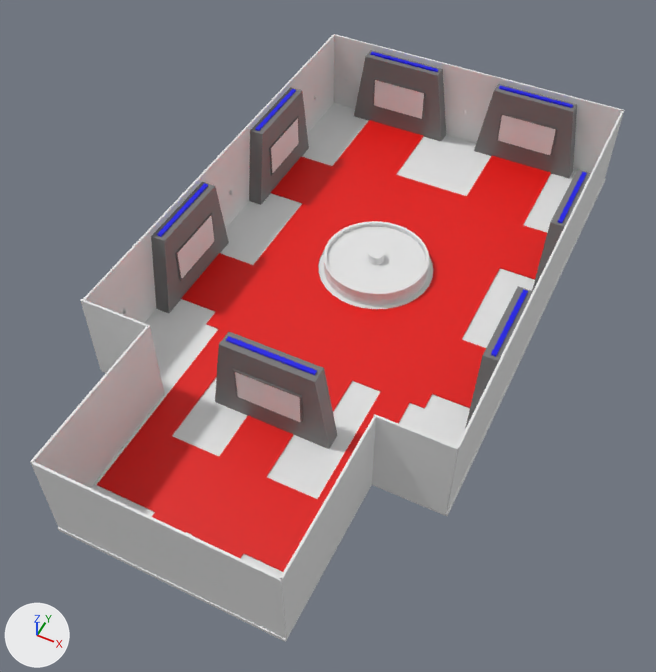
Two versions of the Blender file Assets/Models/Hall.blend, one commit apart.
Before and after are seen from a 50 mm lens placed at (31.7, -66.8, 79.9), pointed at (1.0, -5.4, 3.1). Arrows for +X, +Y and +Z are at lower left; the lights stay in place.

Script lines for the objects in view, before the commit:
```python
me_cube_007 = bpy.data.meshes.new('Cube.007')
me_cube_007.from_pydata(...)  # a box spanning x -1.0..1.0, y -1.0..1.0, z -1.0..1.0
me_cylinder = bpy.data.meshes.new('Cylinder')
me_cylinder.from_pydata(...)  # 128 vertices, 68 faces; spans x -1.0..1.0, y -1.0..1.0, z -1.0..1.0
me_cylinder.materials.append(None)
me_plane_003 = bpy.data.meshes.new('Plane.003')
me_plane_003.from_pydata(...)  # 150 vertices, 115 faces; spans x -1.1..1.1, y -1.99..2.16, z 0.27..0.29
me_plane_003.materials.append(None)
me_sphere = bpy.data.meshes.new('Sphere')
me_sphere.from_pydata(...)  # 257 vertices, 256 faces; spans x -1.0..1.0, y -1.0..1.0, z 0.0..1.0
ob_base = bpy.data.objects.new('Base', me_cylinder)
ob_base.location = (0.0, 10.1, 11.3)
ob_base.scale = (7.26, 7.26, 0.381)
ob_base.hide_set(True)  # its collection is switched off
ob_ceil = bpy.data.objects.new('Ceil', me_plane_003)
ob_ceil.location = (0.0, 0.0, 6.1)
ob_ceil.scale = (19.3, 18.9, 18.3)
ob_ceil.hide_set(True)
ob_cube_007 = bpy.data.objects.new('Cube.007', me_cube_007)
ob_cube_007.location = (16.8, -18.9, 5.5)
ob_cube_007.rotation_euler = (0.0, 0.0, 1.571)  # degrees (0, 0, 90)
ob_cube_007.scale = (0.127, 4.18, 5.67)
ob_sphere = bpy.data.objects.new('Sphere', me_sphere)
ob_sphere.location = (0.0, 10.1, 11.7)
ob_sphere.scale = (7.07, 7.07, 7.07)
ob_sphere.hide_set(True)  # its collection is switched off
# also in view: 'Projector.005' at (-18.9, -1.1, 5.0); 'PrjectorWall.003' at (9.6, 39.5, 5.1); 'Cube.009' at (-12.8, -28.2, 5.5); 'Cube.005' at (20.9, 10.9, 5.5); 'PrjectorWall.004' at (-9.5, 39.5, 5.1)
```
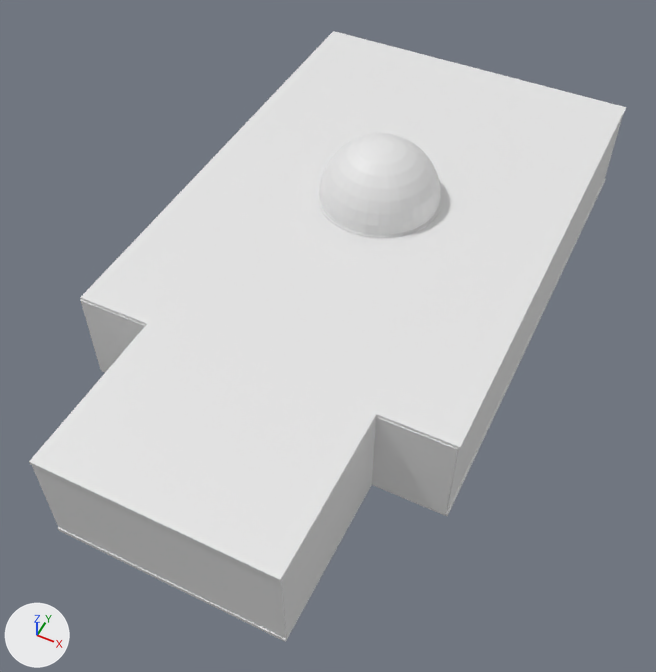
What differs and where, as boxes (x1, y1, x2, y2) in the pictures (656 x 672 px):
```json
{"object": "Ceil", "change": "shown", "after": [29, 31, 626, 583]}
{"object": "Sphere", "change": "shown", "after": [319, 133, 441, 236]}
{"object": "Base", "change": "shown", "after": [317, 185, 442, 238]}
{"object": "Carpet", "change": "unchanged, covered by the edit", "before": [97, 120, 551, 572]}
{"object": "Floor", "change": "unchanged, covered by the edit", "before": [58, 103, 606, 642], "after": [58, 179, 606, 642]}
{"object": "Cube.001", "change": "unchanged, covered by the edit", "before": [83, 35, 334, 323]}
{"object": "Cube.009", "change": "unchanged, covered by the edit", "before": [30, 326, 163, 526], "after": [32, 466, 59, 526]}
```

Scene script edits in JSON lines:
```json
{"op": "remove", "block": "ob_ceil", "code": "ob_ceil.hide_set(True)"}
{"op": "remove", "block": "ob_base", "code": "ob_base.hide_set(True)  # its collection is switched off"}
{"op": "remove", "block": "ob_sphere", "code": "ob_sphere.hide_set(True)  # its collection is switched off"}
```
